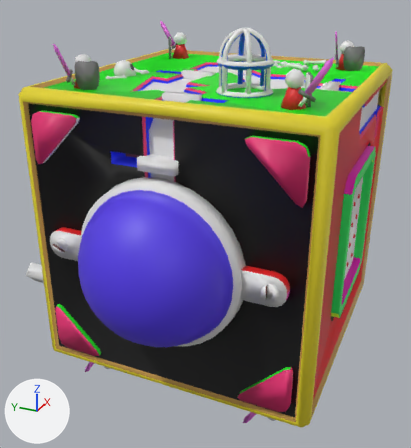
The FBX model Assets/CubeFinal2.fbx, before and after one commit.
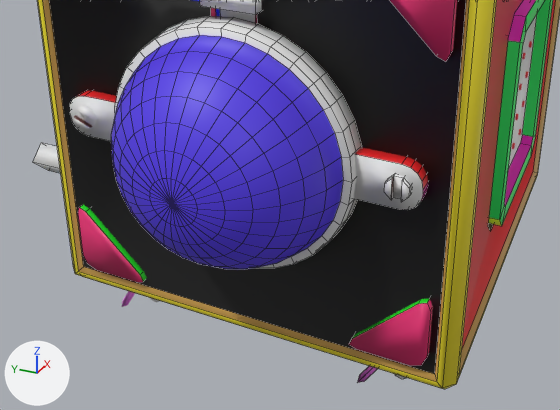
Old and new are each drawn whole from a camera (50 mm lens) standing at (-3.82, -1.57, 1.73) and looking at (0.01, 0.16, -0.18) and again close up on the part from 1% to 92% of the width and 37% to 99% of the height. Lighting does not change. The marker at lower left points along +X, +Y and +Z. The close-ups show mesh edges as thin lines. Where no turn or scale is listed for an object, it has been applied to the vertices.
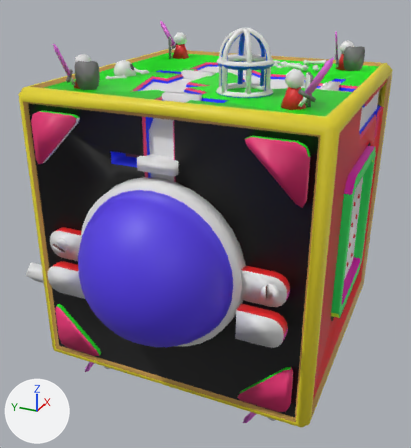
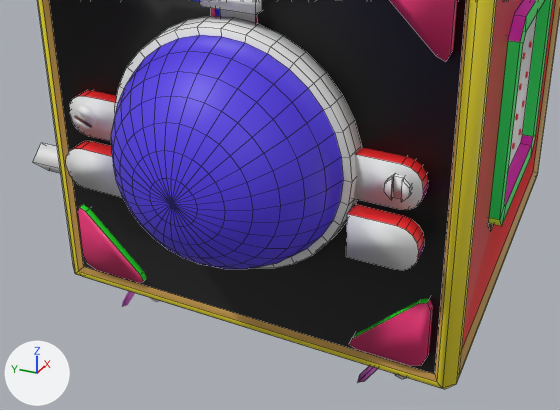
The change, as JSON lines over the scene's bpy script:
```json
{"op": "add", "block": "ob_cube_038", "code": ["ob_cube_038 = bpy.data.objects.new('Cube.038', me_cube_036.copy())  # the mesh of ob_cube_002", "ob_cube_038.location = (-1.116, -0.715, -0.219)"]}
```

Where the change shows, as pixel boxes [x1, y1, x2, y2] in the close-ups (560 x 410 px):
```json
{"object": "Cube.038", "change": "added", "after": [66, 141, 424, 270], "faces in mat_material_063 (white #e7e7e7)": [66, 149, 419, 270], "faces in mat_material_064 (red #e72123)": [73, 141, 424, 251]}
```
